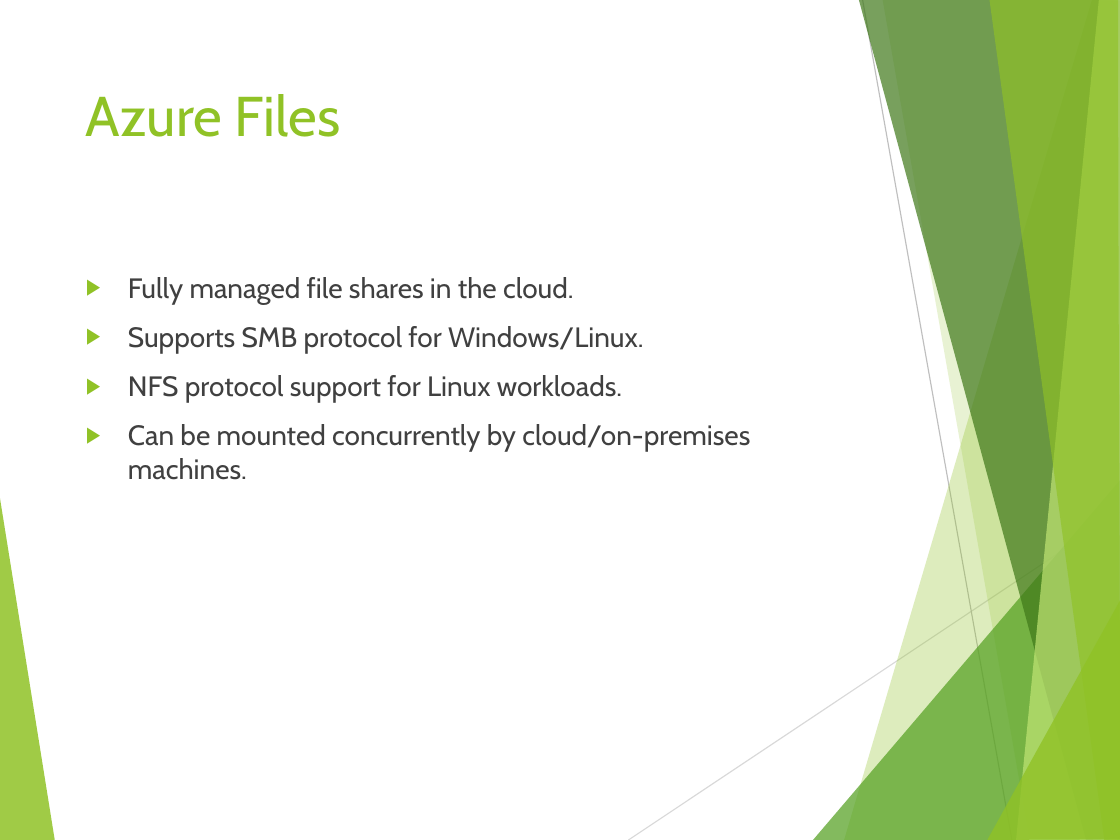
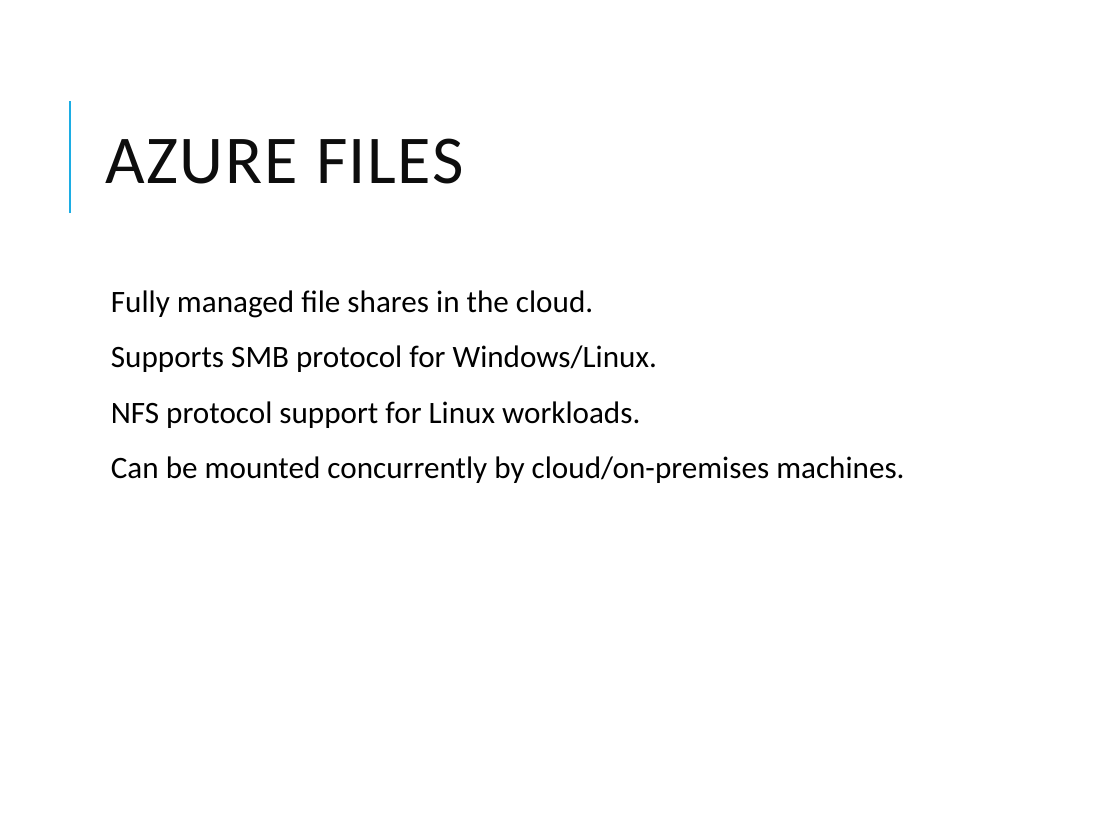
Before and after one commit to vivek1570/DE-Content-WithSnowflakes, a slide deck: slide 7 of Week-1/Day-2/Azure_Storage_Deep_Dive.pptx. Drawn at 1120x840 pixels with LibreOffice and Linux fonts; fonts in the diff are those of the drawing. Boxes give left, top, right and bottom in pixels: in the first picture for what was removed or moved away, otherwise in the second. Text is boxed around its words. In the diff, an @@ line names an element or a change of style, - is before the commit and + after.

```diff
--- a/Week-1/Day-2/Azure_Storage_Deep_Dive.pptx
+++ b/Week-1/Day-2/Azure_Storage_Deep_Dive.pptx
@@ title "AZURE FILES" at box(105, 138, 464, 184): vertical alignment top to middle @@
@@ line added from (69, 213) to (69, 101), #1CADE4 1.5 pt @@
@@ title at box(105, 138, 464, 184): text changed; size 36 to 44 pt; font Cabin to Calibri; text colour #90C226 to #0D0D0D @@
-Azure Files
+AZURE FILES
@@ text "Fully managed file shares in ...": place and size @@
-text "Fully managed file shares in ..." at box(128, 277, 750, 480)
+text "Fully managed file shares in ..." at box(111, 290, 904, 483)
@@ text "Fully managed file shares in ..." at box(111, 290, 904, 483): size 18 to 20 pt, font Cabin to Calibri, text colour #404040 to #000000; bullet ▶ to  ; line spacing 1 to 0.9; more space between paragraphs; bullet colour #90C226 to #1CADE4 @@
@@ group removed at box(0, 0, 1120, 840): 8 freeform shapes, 2 lines @@
```
Also in this commit, not shown: 12 other slides changed, 3 other files.
